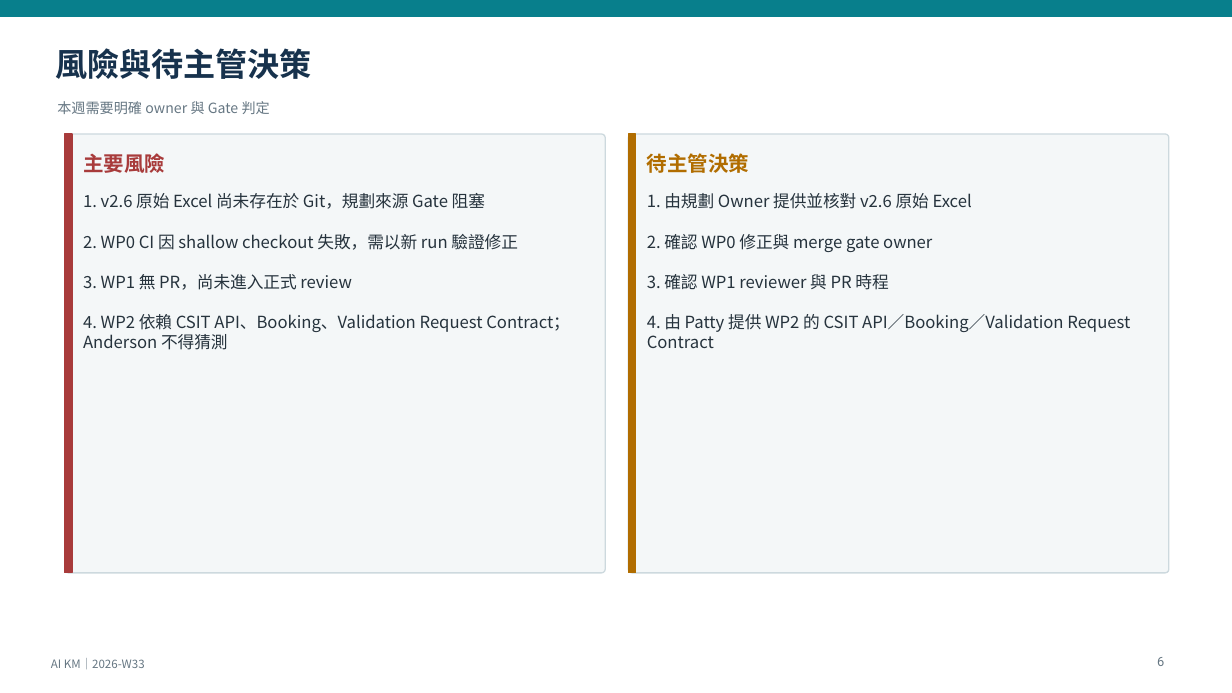
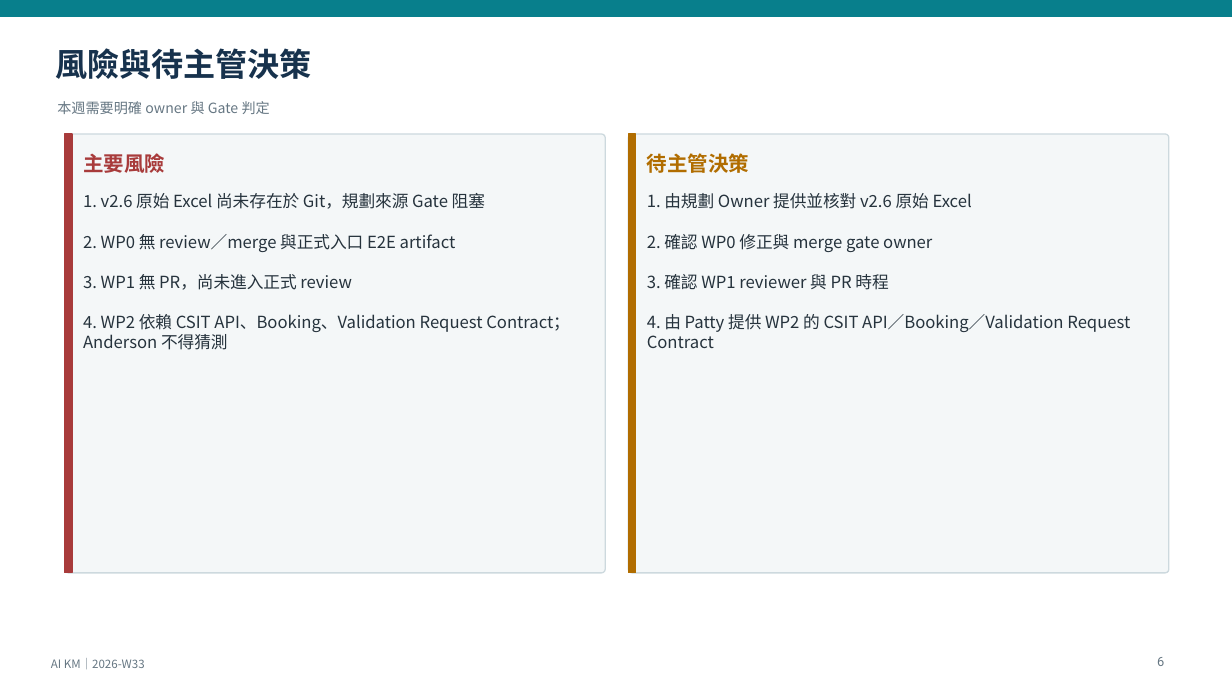
Before and after one commit to kyocarlos/knowledge-base-agent-source, a slide deck: slide 6 of docs/km-modernization/progress/presentations/AI-KM-Weekly-2026-W33.pptx. Drawn at 1232x693 pixels with LibreOffice and Linux fonts; fonts in the diff are those of the drawing. Boxes give left, top, right and bottom in pixels: in the first picture for what was removed or moved away, otherwise in the second. Text is boxed around its words. In the diff, an @@ line names an element or a change of style, - is before the commit and + after.

```diff
--- a/docs/km-modernization/progress/presentations/AI-KM-Weekly-2026-W33.pptx
+++ b/docs/km-modernization/progress/presentations/AI-KM-Weekly-2026-W33.pptx
@@ text at (x1=83, y1=234, x2=456, y2=252): text changed @@
-2. WP0 CI 因 shallow checkout 失敗，需以新 run 驗證修正
+2. WP0 無 review／merge 與正式入口 E2E artifact
```
Also in this commit, not shown: 6 other slides changed, 5 other files.
